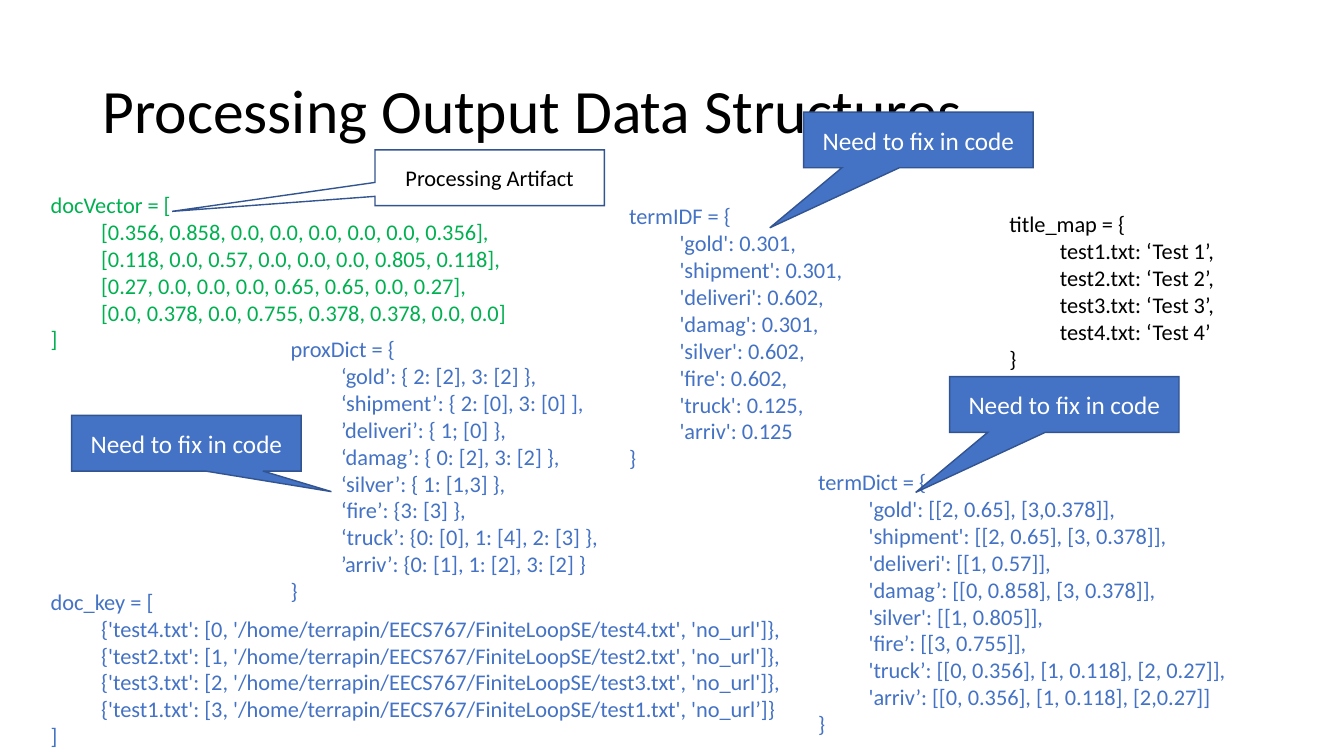
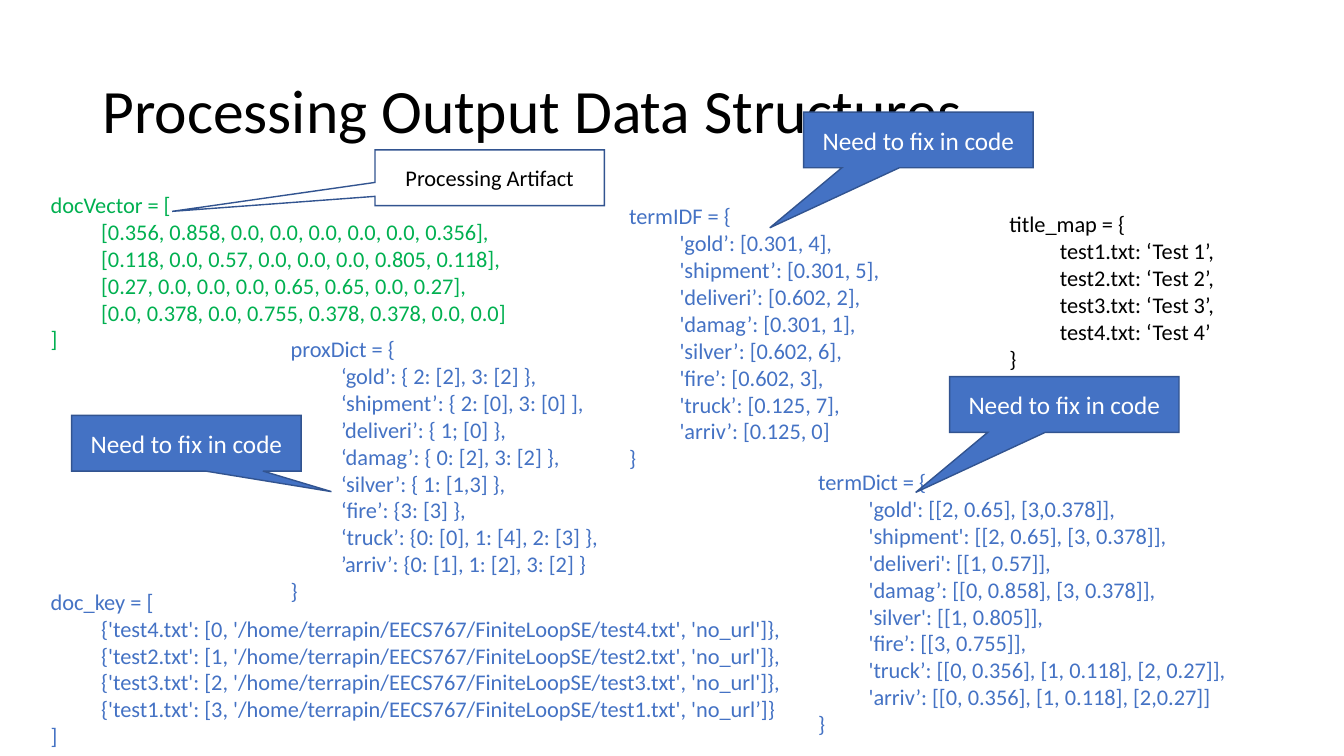
Before and after one commit to Nidhimidha/eecs767, a slide deck: slide 4 of DataStructures.pptx. Drawn at 1344x756 pixels with LibreOffice and Linux fonts; fonts in the diff are those of the drawing. Boxes give left, top, right and bottom in pixels: in the first picture for what was removed or moved away, otherwise in the second. Text is boxed around its words. In the diff, an @@ line names an element or a change of style, - is before the commit and + after.

```diff
--- a/DataStructures.pptx
+++ b/DataStructures.pptx
@@ text at box(680, 235, 879, 442): text changed @@
-  'gold': 0.301,
-  'shipment': 0.301,
-  'deliveri': 0.602,
-  'damag': 0.301,
-  'silver': 0.602,
-  'fire': 0.602,
-  'truck': 0.125,
-  'arriv': 0.125
+  'gold’: [0.301, 4],
+  'shipment’: [0.301, 5],
+  'deliveri’: [0.602, 2],
+  'damag’: [0.301, 1],
+  'silver’: [0.602, 6],
+  'fire’: [0.602, 3],
+  'truck’: [0.125, 7],
+  'arriv’: [0.125, 0]
```
Also in this commit, not shown: 1 other slide changed, 4 other files.
